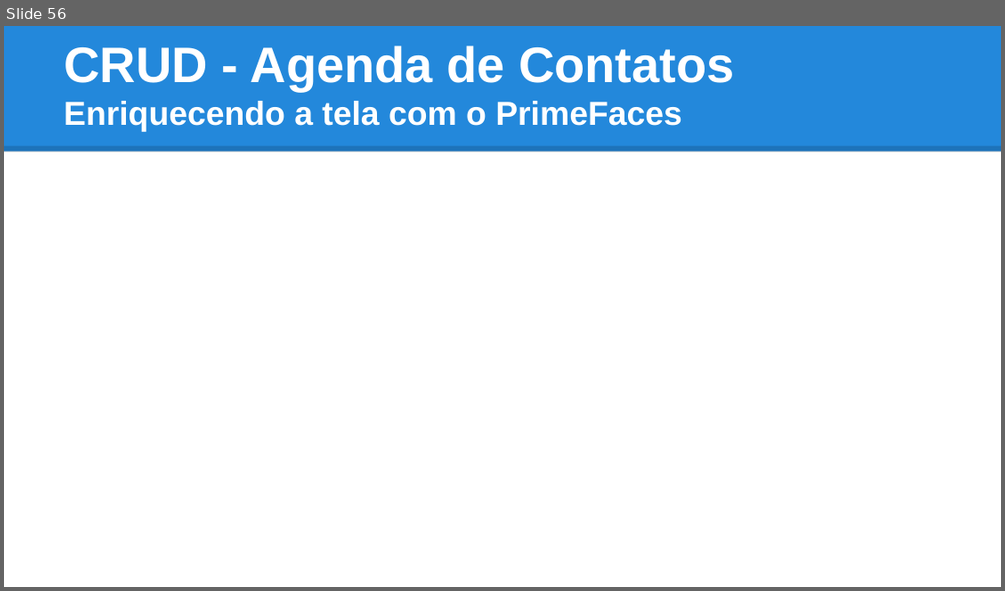
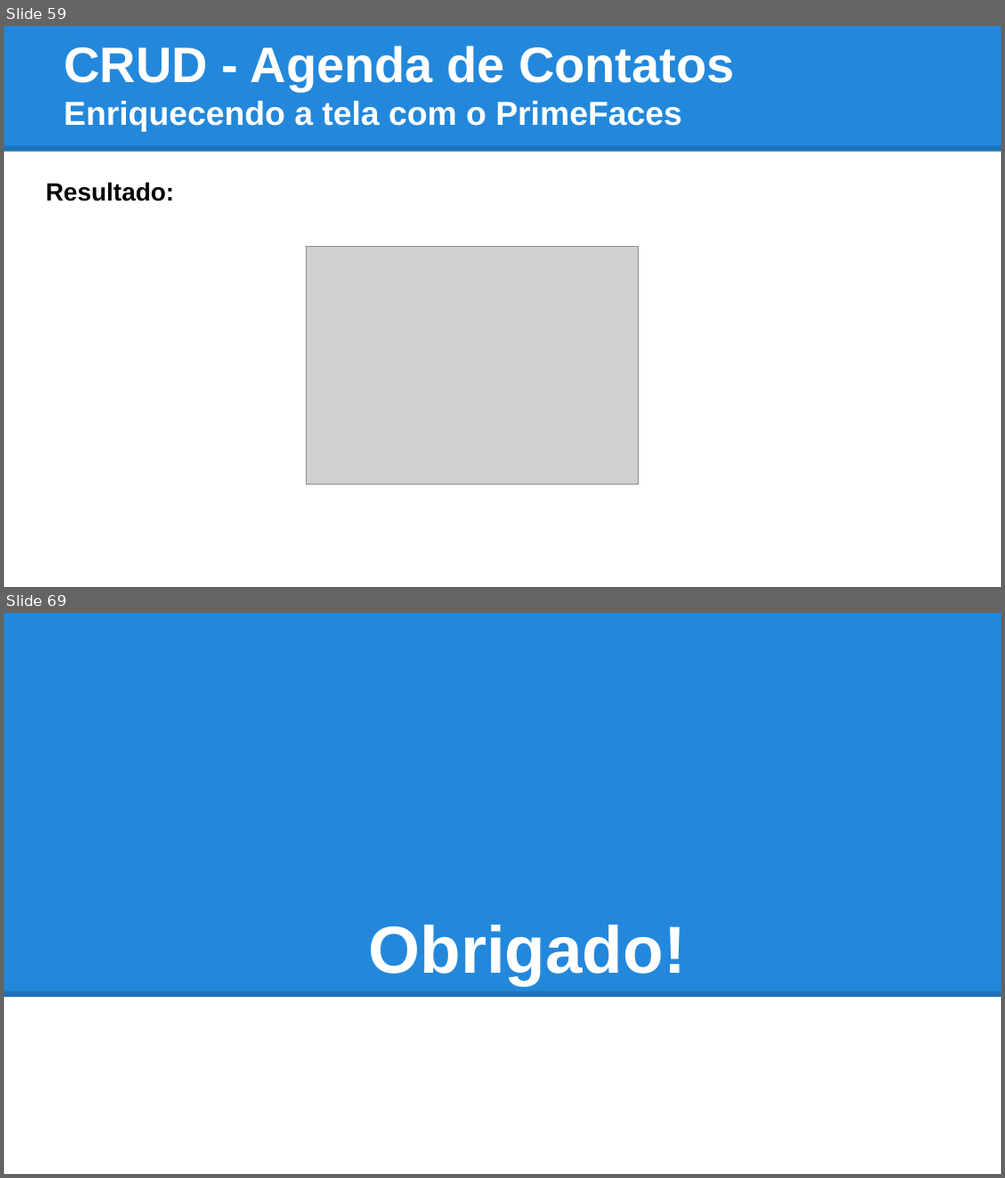
Before and after one commit to tiagogoncalves/jsf_workshop, a slide deck: apresentacao/slide_jsf_prime_faces.pptx. Shown one above the other, each under a label of ours: slide 56 before the commit, slides 59 and 69 after it; the slides between them are not shown. The pictures are 1005x591 and 1005x1178 pixels, drawn with LibreOffice and Linux fonts; fonts in the diff are those of the drawing; grey boxes stand for pictures. Boxes give left, top, right and bottom in pixels: in the first picture for what was removed or moved away, otherwise in the second. Text is boxed around its words. In the diff, an @@ line names an element or a change of style, - is before the commit and + after.

```diff
--- a/apresentacao/slide_jsf_prime_faces.pptx
+++ b/apresentacao/slide_jsf_prime_faces.pptx
@@ slide 69 added at box(4, 613, 1001, 1174), background #FFFFFF @@
@@ rectangle added at box(4, 613, 1001, 997), fill #2388DB @@
@@ title added at box(369, 925, 686, 985), 48 pt, text #FFFFFF, bold @@
+Obrigado!
@@ line added from (4, 994) to (1001, 994), #000000 4.5 pt @@
@@ what was slide 56 is now slide 59 @@
@@ slide 59 changed as well @@
@@ text added at box(46, 182, 175, 201), 18 pt, text #000000, bold @@
+Resultado:
@@ picture added at box(306, 247, 638, 484) @@
```
Also in this commit, not shown: 7 other slides changed, 12 other slides added, 1 other file.
